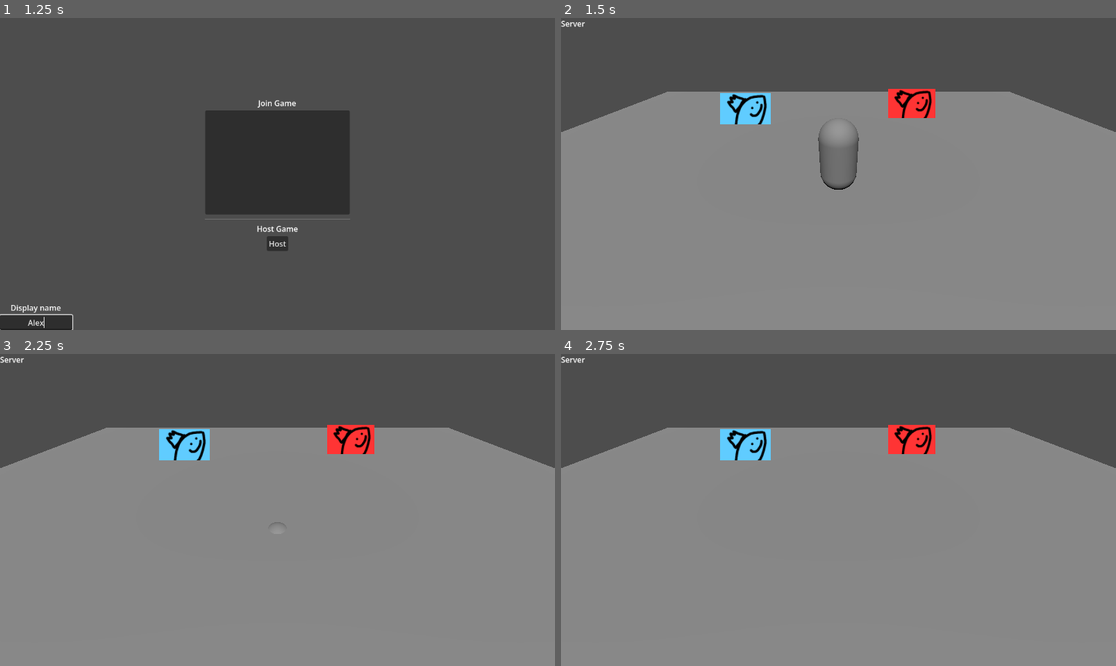
Above: before the commit, frames 1-4 (two rows, left to right).
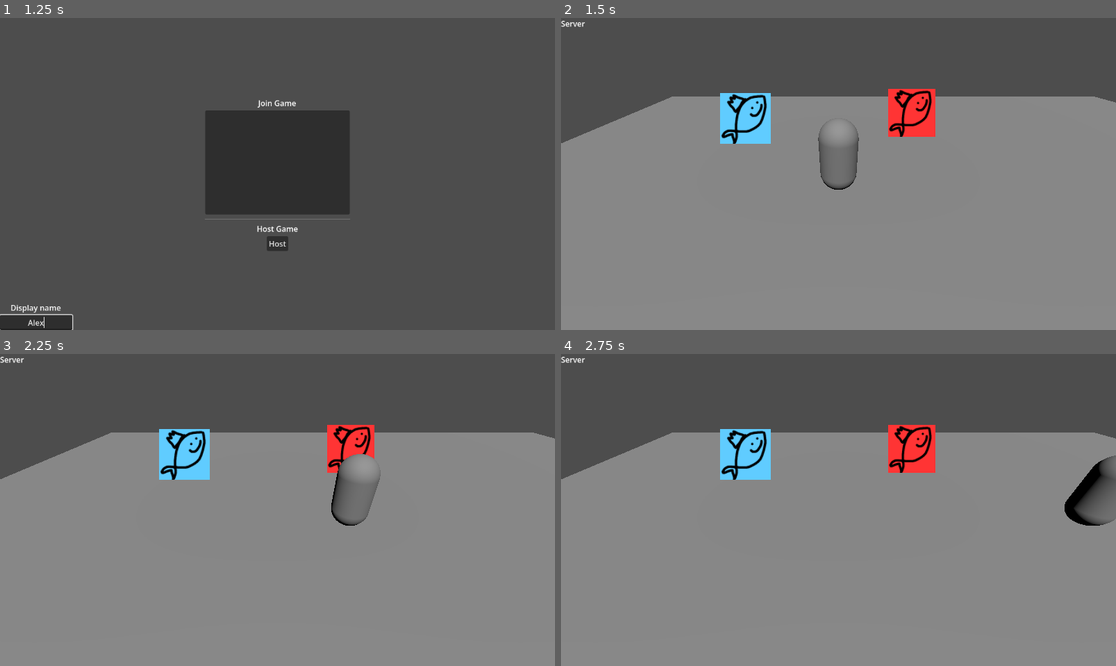
Above: after the commit, the same moments.

Repository: gmuGADIG/King-Fisher
Game: Godot game, scene res://ui/lobby_browser/lobby_browser.tscn
The game is run twice, just before and just after one commit, with the same random seed, the same clock (stepped at 60 frames per second) and the same inputs.
Inputs (mouse positions are in pixels of both pictures, inside the frame that each line leads up to):
- Up to frame 1 (1.25 s): click (38, 323) at 0.52 s; type "Alex" at 0.6 s
- Up to frame 2 (1.5 s): click "Host" at 1.25 s
- Up to frame 3 (2.25 s): tap Enter at 2 s; move the mouse to (399, 494) at 2.02 s; hold D (move_right) from 2.03 s (still down); hold Tab (scoreboard) from 2.03 s (still down)
- Up to frame 4 (2.75 s): keep holding D (move_right); keep holding Tab (scoreboard); right-click (960, 494) at 2.3 s

Frame 1 is identical in both runs. In frame 2, 3.3% of the frame differs, in the area x 0-100%, y 23-41%; in frame 3, 3.8%; in frame 4, 4.6%, in the area x 0-100%, y 23-56%.
Error after the commit: Invalid access to property or key 'ragdolled' on a base object of type 'CharacterBody3D (Player)'. (res://player/player_util.gd:41)

Commit message:
touchedup ragdoll

Diff:
--- a/player/player.gd
+++ b/player/player.gd
@@ -2,14 +2,19 @@
 extends CharacterBody3D
 
 # Ragdoll
+@export_group("Scenes")
 @export var ragdoll : PackedScene
-@export var ragdolled := false
 
+@export_category("Variables")
 @export var speed := 10.
 var held_item: Item
 
 var last_pos : Vector3 = Vector3.ZERO
 
+var ply_util : PlayerUtil
+func _ready() -> void:
+	ply_util = PlayerUtil.new(self)
+	add_child(ply_util)
 
 func _process(_delta: float) -> void:
 	if not is_multiplayer_authority():
@@ -17,7 +22,7 @@
 		return
 
 	#Blocks input if player is ragdolled
-	if is_ragdolled(): return
+	if ply_util.is_ragdolled(): return
 
 	var input := Input.get_vector("move_left", "move_right", "move_up", "move_down")
 	velocity = Vector3(input.x,0,input.y) * speed
@@ -29,18 +34,10 @@
 func set_authority(id : int):
 	set_multiplayer_authority(id)
 
-func is_ragdolled() -> bool:
-	return self.ragdolled
-
-func set_ragdolled(val: bool) -> void:
-	print("Updating ragdolled value of player ", self, " to ", val)
-	self.ragdolled = val
-
 func _input(event: InputEvent) -> void:
 	if not is_multiplayer_authority(): return
 	if event.is_action_pressed("scoreboard"):
-		spawn_ragdoll.rpc(5, global_position)
-		# print(is_ragdolled())
+		ply_util.spawn_ragdoll.rpc(5)
 	if event.is_action_pressed("print_players"):
 		Debug.print_players()
 	if event.is_action_pressed("use_item"):
@@ -68,25 +65,3 @@
 	if held_item==null:return
 	held_item.use()
 	held_item=null
-
-@rpc("reliable", "call_local")
-func spawn_ragdoll(duration: float,_position: Vector3) -> void:
-	if is_ragdolled(): return
-	# Prep for ragdoll
-	set_ragdolled(true)
-
-	# Creates Ragdoll
-	Debug.log("Spawning agdoll at ", _position, "by player ", multiplayer.get_remote_sender_id(), " on client: ", multiplayer.get_unique_id())
-	Debug.log("----------\n")
-	var new_ragdoll: Ragdoll = ragdoll.instantiate()
-	add_sibling(new_ragdoll)
-	new_ragdoll.position = _position
-	self.hide()
-
-	# Timer before resetting
-	await get_tree().create_timer(duration).timeout
-
-	# Cleanup
-	new_ragdoll.queue_free()
-	self.show()
-	set_ragdolled(false)
--- a/player/player.tscn
+++ b/player/player.tscn
@@ -13,7 +13,8 @@
 properties/0/replication_mode = 1
 
 [node name="Player" type="CharacterBody3D" unique_id=1653185810 groups=["Player"]]
-collision_mask = 0
+collision_layer = 3
+collision_mask = 3
 motion_mode = 1
 script = ExtResource("1_onrkg")
 ragdoll = ExtResource("2_rkbax")
--- /dev/null
+++ b/player/player_util.gd
@@ -0,0 +1,45 @@
+extends Node
+class_name PlayerUtil
+
+var player: Player
+
+#Ragdoll Related
+var ragdoll: PackedScene
+var ragdolled := false
+
+func _init(ply: Player) -> void:
+	player = ply
+	ragdoll = player.ragdoll
+
+@rpc("reliable", "call_local")
+func spawn_ragdoll(duration: float) -> void:
+	if player.is_ragdolled(): return
+	# Prep for ragdoll
+	player.set_ragdolled(true)
+
+	# Creates Ragdoll
+	var new_ragdoll: Ragdoll = ragdoll.instantiate()
+	player.add_sibling(new_ragdoll)
+	new_ragdoll.position = player.global_position
+	player.hide()
+
+	# Timer before resetting
+	await player.get_tree().create_timer(duration).timeout
+
+	var ragdoll_pos := new_ragdoll.global_position
+
+	# If player isn't on ground (water) then spawn at old position
+	if player.is_on_floor():
+		player.position = ragdoll_pos
+	# Doesn't have an else since the player's position doesn't update unless they are on the floor through the code above.
+
+	# Cleanup
+	new_ragdoll.queue_free()
+	player.show()
+	player.set_ragdolled(false)
+
+func is_ragdolled() -> bool: return player.ragdolled
+
+func set_ragdolled(val: bool) -> void: player.ragdolled = val
+
+func toggle_ragdoll() -> void: player.set_ragdolled(not player.is_ragdolled())
--- a/player/ragdoll.gd
+++ b/player/ragdoll.gd
@@ -1,6 +1,7 @@
 class_name Ragdoll
 extends RigidBody3D
 
+var model : MeshInstance3D
 
 # Called when the node enters the scene tree for the first time.
 func _ready() -> void:
--- a/player/ragdoll.tscn
+++ b/player/ragdoll.tscn
@@ -9,6 +9,8 @@
 [sub_resource type="SceneReplicationConfig" id="SceneReplicationConfig_yd5sc"]
 
 [node name="Ragdoll" type="RigidBody3D" unique_id=2038592171]
+collision_layer = 3
+collision_mask = 3
 script = ExtResource("1_yd5sc")
 
 [node name="CollisionShape3D" type="CollisionShape3D" parent="." unique_id=2081514374]
--- a/world/lobby/lobby.tscn
+++ b/world/lobby/lobby.tscn
@@ -4,16 +4,30 @@
 [ext_resource type="PackedScene" uid="uid://dsnep0jd62s78" path="res://items/item_test_1.tscn" id="2_7tkdc"]
 [ext_resource type="PackedScene" uid="uid://ck8obcgulgo8p" path="res://items/item_test_2.tscn" id="3_c06ik"]
 
-[sub_resource type="PlaneMesh" id="PlaneMesh_cv4rh"]
+[sub_resource type="PlaneMesh" id="PlaneMesh_7tkdc"]
+
+[sub_resource type="BoxShape3D" id="BoxShape3D_c06ik"]
+size = Vector3(43.546143, 0.17199707, 42.95099)
 
 [node name="Lobby" unique_id=1751753838 instance=ExtResource("1_cv4rh")]
 
-[node name="MeshInstance3D2" type="MeshInstance3D" parent="." index="3" unique_id=941313414]
-transform = Transform3D(12.941168, 0, 0, 0, 1.0000005, 0, 0, 0, 11.586485, 0, -0.23607445, 0)
-mesh = SubResource("PlaneMesh_cv4rh")
-
-[node name="ItemTest1" parent="." index="4" unique_id=1566519324 instance=ExtResource("2_7tkdc")]
+[node name="ItemTest1" parent="." index="3" unique_id=1566519324 instance=ExtResource("2_7tkdc")]
 transform = Transform3D(1, 0, 0, 0, 1, 0, 0, 0, 1, -4.694867, 0, -5.357811)
 
-[node name="Item" parent="." index="5" unique_id=1674373162 instance=ExtResource("3_c06ik")]
+[node name="Item" parent="." index="4" unique_id=1674373162 instance=ExtResource("3_c06ik")]
 transform = Transform3D(1, 0, 0, 0, 1, 0, 0, 0, 1, 3.9393296, 0, -6.180363)
+
+[node name="RigidBody3D" type="RigidBody3D" parent="." index="7" unique_id=1793351237]
+transform = Transform3D(1, 0, 0, 0, 1, 0, 0, 0, 1, 0, -3.7085216, 0)
+collision_layer = 3
+collision_mask = 3
+freeze = true
+
+[node name="MeshInstance3D" type="MeshInstance3D" parent="RigidBody3D" index="0" unique_id=677414344]
+transform = Transform3D(27.936956, 0, 0, 0, 1, 0, 0, 0, 23.316448, 5.926991, -0.03864783, 0)
+layers = 3
+mesh = SubResource("PlaneMesh_7tkdc")
+
+[node name="CollisionShape3D" type="CollisionShape3D" parent="RigidBody3D" index="1" unique_id=1749416138]
+transform = Transform3D(1, 0, 0, 0, 1, 0, 0, 0, 1, 8.194458, -0.093811035, 0.48214722)
+shape = SubResource("BoxShape3D_c06ik")
Not shown, added: player/player_util.gd.uid
